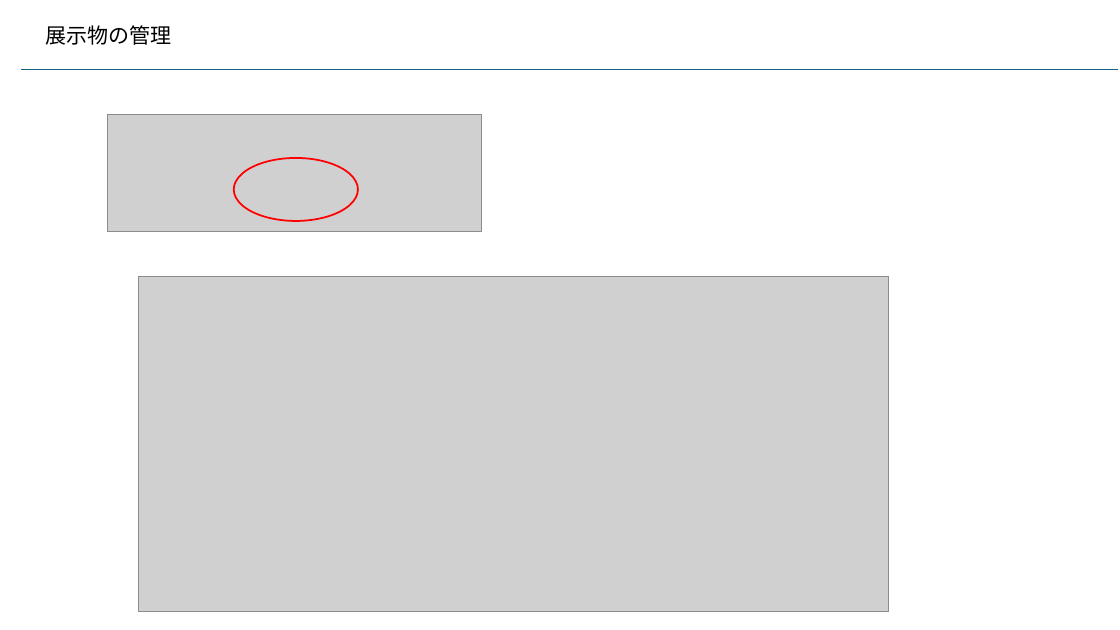
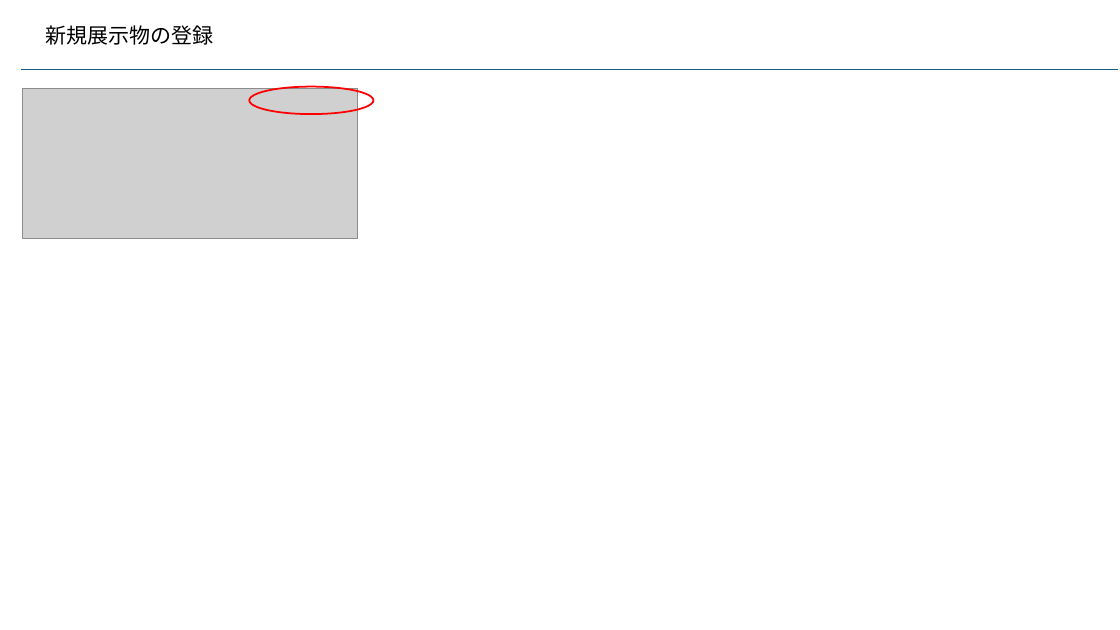
Before and after one commit to kaze-lab/museum_app_proj, a slide deck: slide 35 of 展示物アプリ仕様.pptx (slide 32 before the commit). Drawn at 1120x630 pixels with LibreOffice and Linux fonts; fonts in the diff are those of the drawing; grey boxes stand for pictures. Boxes give left, top, right and bottom in pixels: in the first picture for what was removed or moved away, otherwise in the second. Text is boxed around its words. In the diff, an @@ line names an element or a change of style, - is before the commit and + after.

```diff
--- a/展示物アプリ仕様.pptx
+++ b/展示物アプリ仕様.pptx
@@ text at <box>46,25,214,45</box>: text changed @@
-展示物の管理
+新規展示物の登録
@@ picture added at <box>23,88,358,238</box> @@
@@ ellipse: place and size @@
-ellipse at <box>234,158,358,221</box>
+ellipse at <box>250,87,374,114</box>
@@ picture removed at <box>108,114,482,232</box> @@
@@ picture removed at <box>139,276,888,612</box> @@
```
Also in this commit, not shown: 2 other slides changed, 2 slides added, 4 other files.
